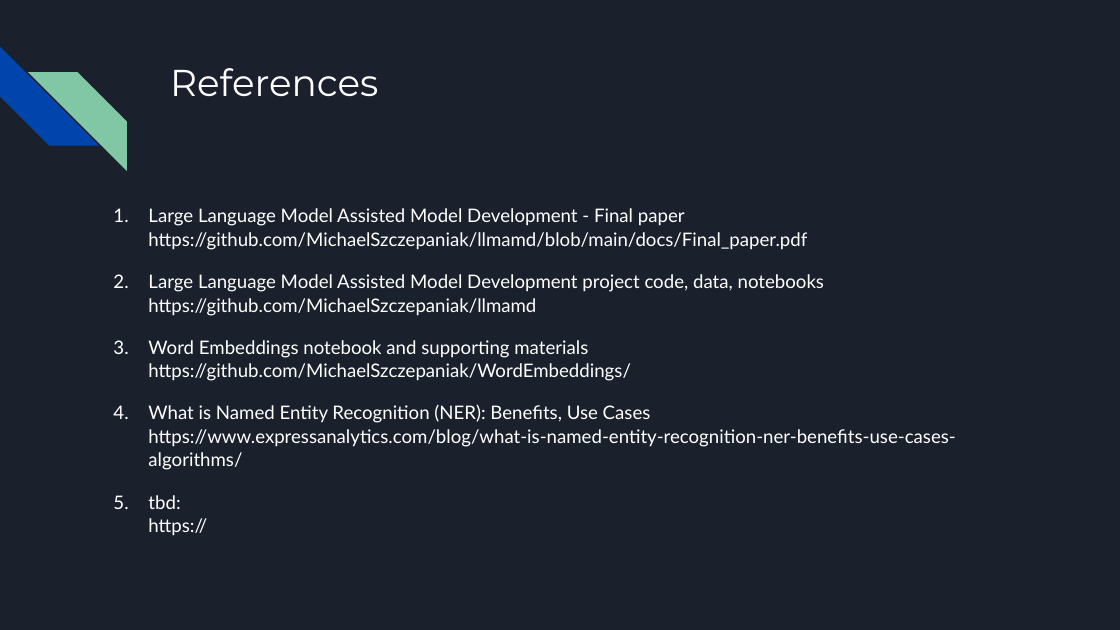
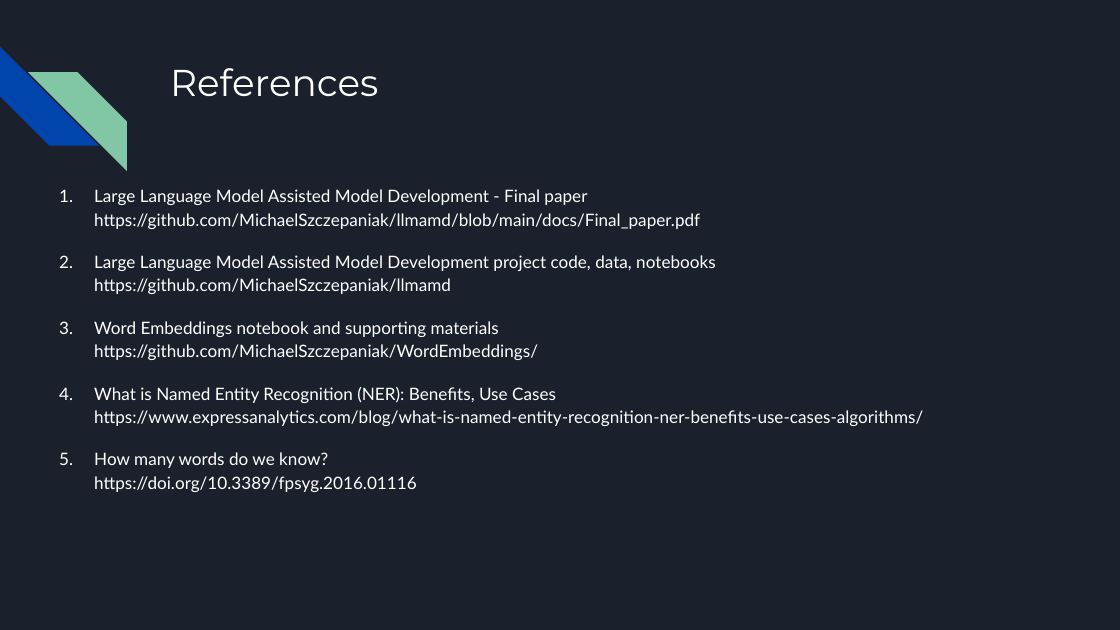
Before and after one commit to MichaelSzczepaniak/WordEmbeddings, a slide deck: slide 16 of word_embeddings_30min.odp (slide 15 before the commit). Drawn at 1120x630 pixels with LibreOffice and Linux fonts; fonts in the diff are those of the drawing. Boxes give left, top, right and bottom in pixels: in the first picture for what was removed or moved away, otherwise in the second. Text is boxed around its words. In the diff, an @@ line names an element or a change of style, - is before the commit and + after.

```diff
--- a/word_embeddings_30min.odp
+++ b/word_embeddings_30min.odp
@@ text "Large Language Model Assisted Model ...": place and size @@
-text "Large Language Model Assisted Model ..." at box(148, 208, 955, 536)
+text "Large Language Model Assisted Model ..." at box(94, 189, 923, 492)
@@ text at box(94, 189, 923, 426): size 12 to 11 pt in "Large Language Model Assisted Model Development - ...", "Large Language Model Assisted Model Development project ...", "Word Embeddings notebook and supporting materials https://gi ...", "What is Named Entity Recognition (NER): Benefits, ..."; line spacing 1.05 to 1.15 @@
@@ text at box(94, 452, 417, 492): text changed; size 12 to 11 pt @@
-5. tbd:
-   https://
+5. How many words do we know?
+   https://doi.org/10.3389/fpsyg.2016.01116
```
Also in this commit, not shown: 1 other slide changed, 4 slides added, 3 slides removed.
